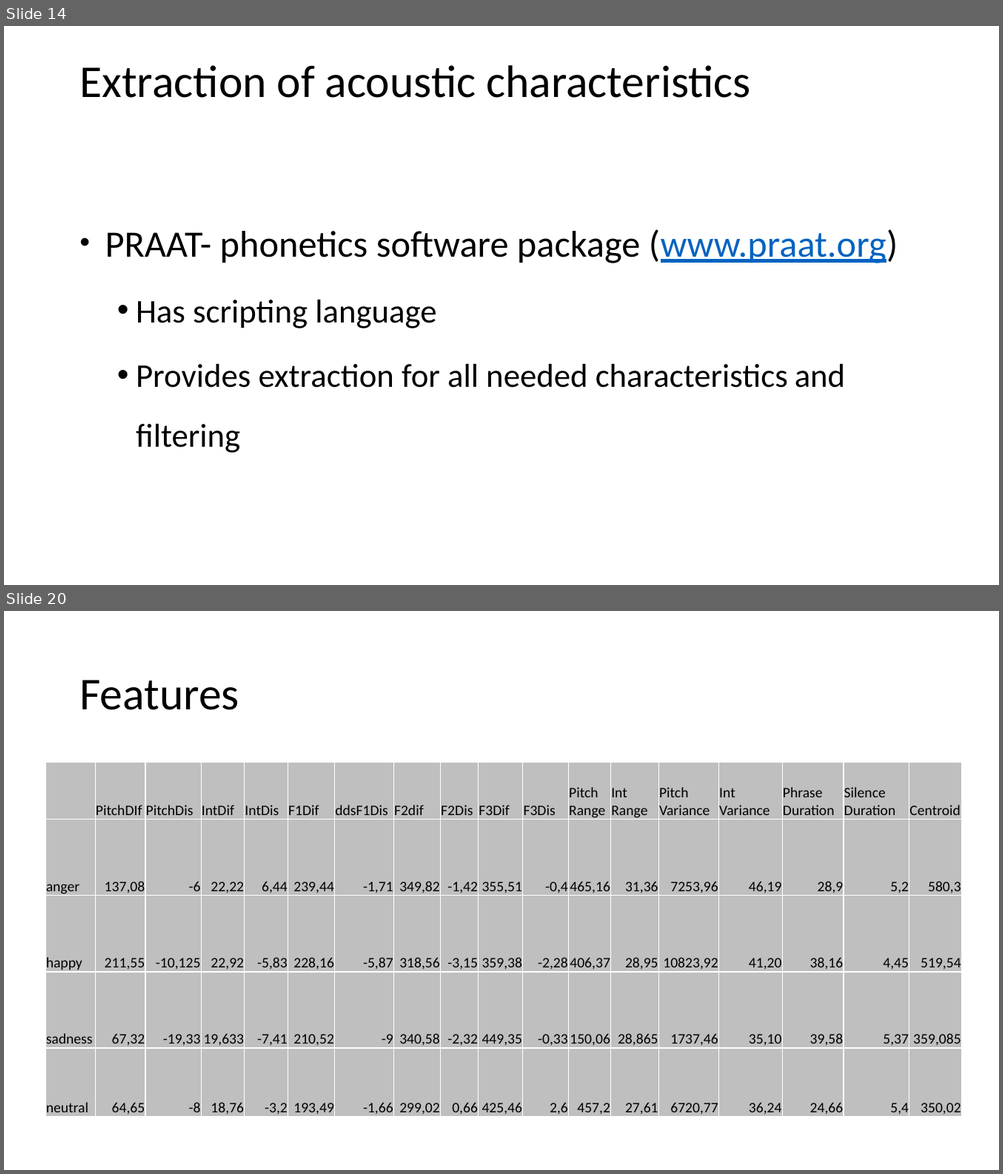
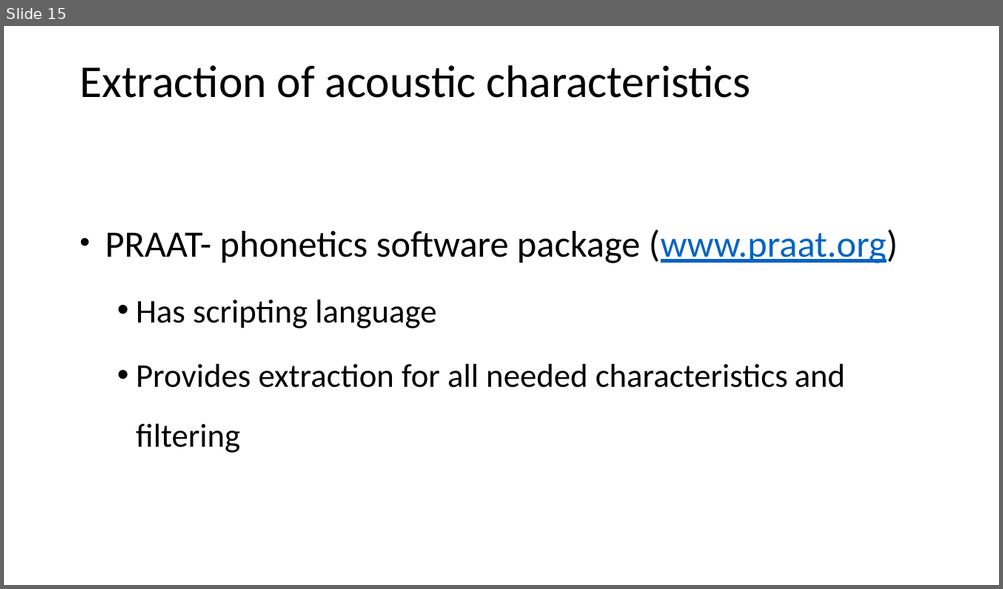
Before and after one commit to aydar-musin/Thesis, a slide deck: Thesis.pptx. Shown one above the other, each under a label of ours: slides 14 and 20 before the commit, slide 15 after it; the slides between them are not shown. The pictures are 1003x1174 and 1003x589 pixels, drawn with LibreOffice and Linux fonts; fonts in the diff are those of the drawing. Boxes give left, top, right and bottom in pixels: in the first picture for what was removed or moved away, otherwise in the second. Text is boxed around its words. In the diff, an @@ line names an element or a change of style, - is before the commit and + after.

```diff
--- a/Thesis.pptx
+++ b/Thesis.pptx
@@ slide 20 removed at (4,611,999,1170), background #FFFFFF @@
@@ title removed at (79,680,239,710) @@
-Features
@@ table removed at (45,763,963,1120), 5 rows, 18 columns @@
- | PitchDIf | PitchDis | IntDif | IntDis | F1Dif | ddsF1Dis | F2dif | F2Dis | F3Dif | F3Dis | Pitch / Range | Int / Range | Pitch / Variance | Int / Variance | Phrase / Duration | Silence / Duration | Centroid
-anger | 137,08 | -6 | 22,22 | 6,44 | 239,44 | -1,71 | 349,82 | -1,42 | 355,51 | -0,4 | 465,16 | 31,36 | 7253,96 | 46,19 | 28,9 | 5,2 | 580,3
-happy | 211,55 | -10,125 | 22,92 | -5,83 | 228,16 | -5,87 | 318,56 | -3,15 | 359,38 | -2,28 | 406,37 | 28,95 | 10823,92 | 41,20 | 38,16 | 4,45 | 519,54
-sadness | 67,32 | -19,33 | 19,633 | -7,41 | 210,52 | -9 | 340,58 | -2,32 | 449,35 | -0,33 | 150,06 | 28,865 | 1737,46 | 35,10 | 39,58 | 5,37 | 359,085
-neutral | 64,65 | -8 | 18,76 | -3,2 | 193,49 | -1,66 | 299,02 | 0,66 | 425,46 | 2,6 | 457,2 | 27,61 | 6720,77 | 36,24 | 24,66 | 5,4 | 350,02
@@ what was slide 14 is now slide 15 @@
```
Also in this commit, not shown: 14 slides changed, 14 slides added, 2 other slides removed, 30 other files.
